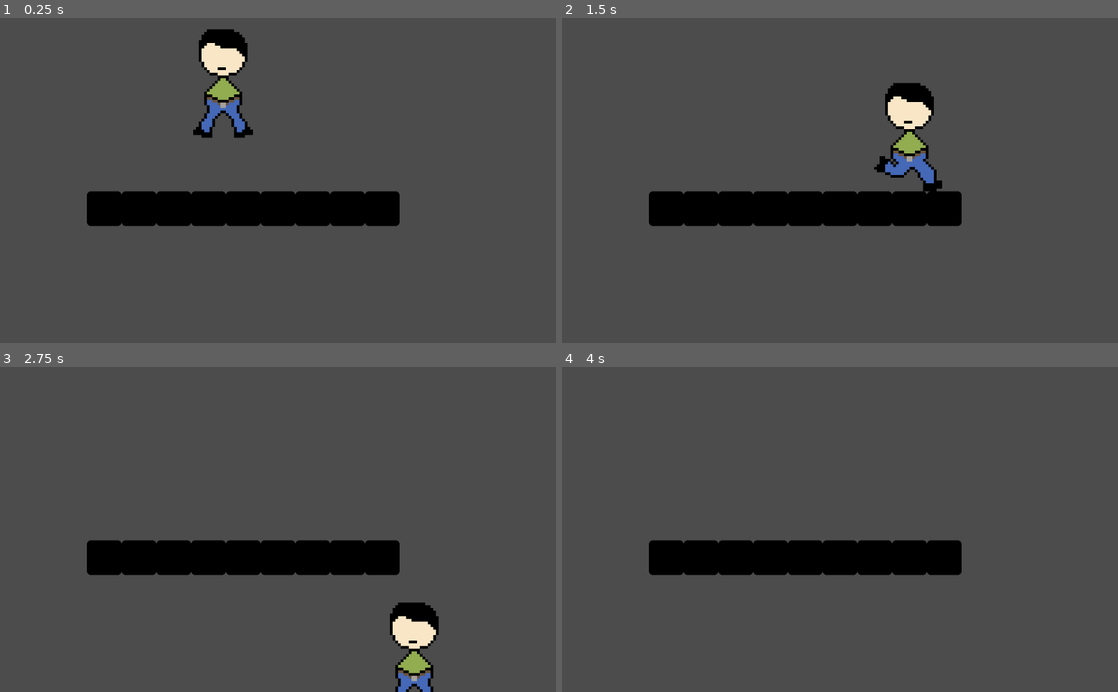
Above: before the commit, frames 1-4 (two rows, left to right).
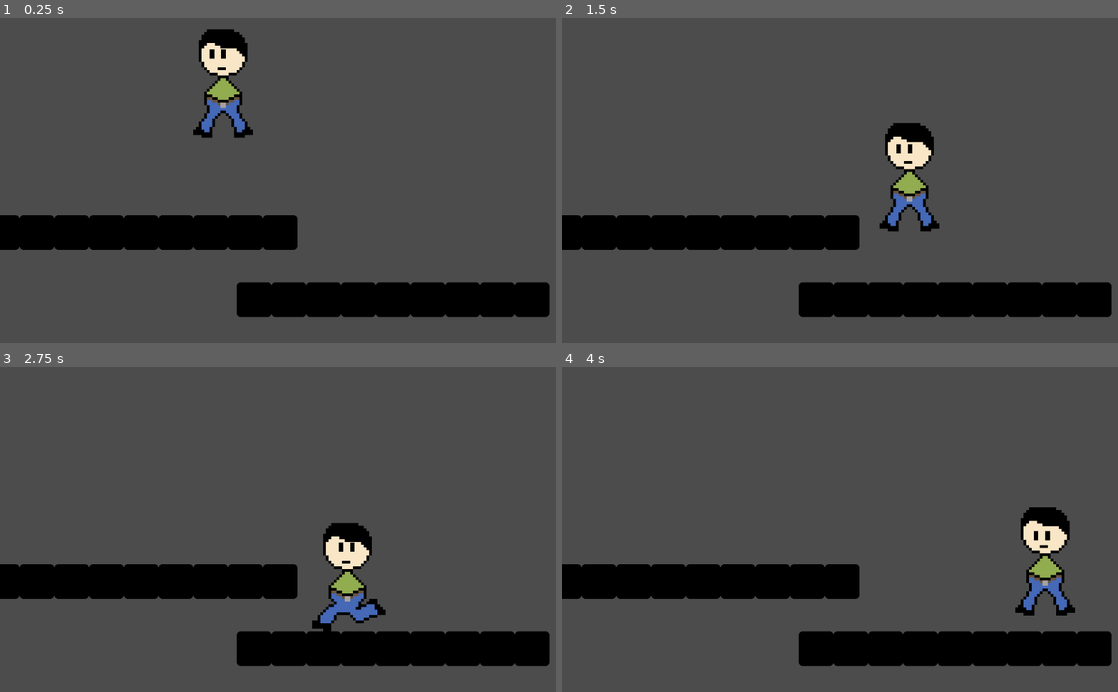
Above: after the commit, the same moments.

Repository: megarubber/green
Game: Godot game, scene res://levels/TestLevel.tscn
The game is run twice, just before and just after one commit, with the same random seed, the same clock (stepped at 60 frames per second) and the same inputs. The project has no main scene, so this scene is started directly. The engine's default icon, where the game draws it, is replaced by a stand-in: a white triangle on a blue panel in a dark square.
Inputs (mouse positions are in pixels of both pictures, inside the frame that each line leads up to):
- Up to frame 1 (0.25 s): no input
- Up to frame 2 (1.5 s): move the mouse to (962, 164) at 0.52 s; hold Right (ui_right) from 0.53 s (still down); tap Up (ui_up) at 0.77 s; move the mouse to (728, 196) at 1.27 s
- Up to frame 3 (2.75 s): tap Up (ui_up) at 1.52 s; move the mouse to (333, 458) at 2.02 s; release Right (ui_right) at 2.03 s; hold Left (ui_left) from 2.03 s (still down)
- Up to frame 4 (4 s): move the mouse to (812, 594) at 2.77 s; release Left (ui_left) at 2.78 s; hold Right (ui_right) from 2.78 s (still down); tap Up (ui_up) at 3.02, 3.77 s; move the mouse to (1006, 578) at 3.52 s

The runs differ from the first frame. In frame 1, 15% of the frame differs, in the area x 0-99%, y 9-93%; in frame 2, 18%, in the area x 0-99%, y 19-93%; in frame 3, 18%; in frame 4, 17%.

Commit message:
feat: player's eye blinking and following mouse

Diff:
--- a/levels/TestLevel.tscn
+++ b/levels/TestLevel.tscn
@@ -7,31 +7,58 @@
 position = Vector2( 512, 192 )
 
 [node name="GenericWall" parent="." instance=ExtResource( 2 )]
-position = Vector2( 0, 160 )
+position = Vector2( -188, 204 )
 
 [node name="GenericWall2" parent="." instance=ExtResource( 2 )]
-position = Vector2( 64, 160 )
+position = Vector2( -124, 204 )
 
 [node name="GenericWall3" parent="." instance=ExtResource( 2 )]
-position = Vector2( 128, 160 )
+position = Vector2( -60, 204 )
 
 [node name="GenericWall4" parent="." instance=ExtResource( 2 )]
-position = Vector2( 192, 160 )
+position = Vector2( 4, 204 )
 
 [node name="GenericWall5" parent="." instance=ExtResource( 2 )]
-position = Vector2( -64, 160 )
+position = Vector2( -252, 204 )
 
 [node name="GenericWall6" parent="." instance=ExtResource( 2 )]
-position = Vector2( -128, 160 )
+position = Vector2( -316, 204 )
 
 [node name="GenericWall7" parent="." instance=ExtResource( 2 )]
-position = Vector2( -192, 160 )
+position = Vector2( -380, 204 )
 
 [node name="GenericWall8" parent="." instance=ExtResource( 2 )]
-position = Vector2( -256, 160 )
+position = Vector2( -444, 204 )
 
 [node name="GenericWall9" parent="." instance=ExtResource( 2 )]
-position = Vector2( -320, 160 )
+position = Vector2( -508, 204 )
+
+[node name="GenericWall10" parent="." instance=ExtResource( 2 )]
+position = Vector2( 276, 328 )
+
+[node name="GenericWall11" parent="." instance=ExtResource( 2 )]
+position = Vector2( 340, 328 )
+
+[node name="GenericWall12" parent="." instance=ExtResource( 2 )]
+position = Vector2( 404, 328 )
+
+[node name="GenericWall13" parent="." instance=ExtResource( 2 )]
+position = Vector2( 468, 328 )
+
+[node name="GenericWall14" parent="." instance=ExtResource( 2 )]
+position = Vector2( 212, 328 )
+
+[node name="GenericWall15" parent="." instance=ExtResource( 2 )]
+position = Vector2( 148, 328 )
+
+[node name="GenericWall16" parent="." instance=ExtResource( 2 )]
+position = Vector2( 84, 328 )
+
+[node name="GenericWall17" parent="." instance=ExtResource( 2 )]
+position = Vector2( 20, 328 )
+
+[node name="GenericWall18" parent="." instance=ExtResource( 2 )]
+position = Vector2( -44, 328 )
 
 [node name="Player" parent="." instance=ExtResource( 1 )]
 position = Vector2( -100, -8 )
--- /dev/null
+++ b/player/Head.gd
@@ -0,0 +1,22 @@
+extends Sprite
+
+# Nodes Referencing
+onready var child = get_children()[0]
+onready var animation = $AnimationEyes
+
+# Constants
+const MAX_EYE_UP = -3
+
+# Variables
+var max_dist = 2
+
+func _process(delta):
+	animation.play("blinking")
+
+	# Eyes following mouse
+	var mouse_pos = get_local_mouse_position()
+	var dir = Vector2.ZERO.direction_to(mouse_pos)
+	var dist = mouse_pos.length()
+	if mouse_pos.y < MAX_EYE_UP:
+		dir.y = 0
+	child.position = dir * min(dist, max_dist)
--- a/player/Player.gd
+++ b/player/Player.gd
@@ -59,7 +59,6 @@
 			motion.y = 0
 
 	motion = move_and_slide(motion, UP)
-	print(motion.y)
 
 func _physics_process(_delta):
 	movement()
--- a/player/Player.tscn
+++ b/player/Player.tscn
@@ -13,6 +13,43 @@
 [ext_resource path="res://player/sprites/head.png" type="Texture" id=11]
 [ext_resource path="res://player/sprites/jump2.png" type="Texture" id=12]
 [ext_resource path="res://player/sprites/jump1.png" type="Texture" id=13]
+[ext_resource path="res://player/sprites/eyes1.png" type="Texture" id=14]
+[ext_resource path="res://player/sprites/eyes2.png" type="Texture" id=15]
+[ext_resource path="res://player/sprites/eyes3.png" type="Texture" id=16]
+[ext_resource path="res://player/Head.gd" type="Script" id=17]
+
+[sub_resource type="Animation" id=8]
+length = 0.001
+tracks/0/type = "value"
+tracks/0/path = NodePath(".:texture")
+tracks/0/interp = 1
+tracks/0/loop_wrap = true
+tracks/0/imported = false
+tracks/0/enabled = true
+tracks/0/keys = {
+"times": PoolRealArray( 0 ),
+"transitions": PoolRealArray( 1 ),
+"update": 0,
+"values": [ ExtResource( 14 ) ]
+}
+
+[sub_resource type="Animation" id=9]
+resource_name = "blinking"
+length = 4.0
+loop = true
+step = 0.01
+tracks/0/type = "value"
+tracks/0/path = NodePath(".:texture")
+tracks/0/interp = 1
+tracks/0/loop_wrap = true
+tracks/0/imported = false
+tracks/0/enabled = true
+tracks/0/keys = {
+"times": PoolRealArray( 0.8, 0.85, 0.96, 1.13, 1.25, 1.3 ),
+"transitions": PoolRealArray( 1, 1, 1, 1, 1, 1 ),
+"update": 1,
+"values": [ ExtResource( 14 ), ExtResource( 15 ), ExtResource( 16 ), ExtResource( 16 ), ExtResource( 15 ), ExtResource( 14 ) ]
+}
 
 [sub_resource type="RectangleShape2D" id=1]
 extents = Vector2( 35.5, 98.5 )
@@ -177,7 +214,17 @@
 position = Vector2( -1, -153 )
 scale = Vector2( 5, 5 )
 texture = ExtResource( 11 )
-flip_h = true
+script = ExtResource( 17 )
+
+[node name="EyesSprite" type="Sprite" parent="HeadSprite"]
+position = Vector2( 2.6, 1.2 )
+scale = Vector2( 0.849999, 0.849999 )
+texture = ExtResource( 14 )
+
+[node name="AnimationEyes" type="AnimationPlayer" parent="HeadSprite"]
+root_node = NodePath("../EyesSprite")
+anims/RESET = SubResource( 8 )
+anims/blinking = SubResource( 9 )
 
 [node name="BodySprite" type="Sprite" parent="."]
 position = Vector2( -1, -143 )
@@ -185,6 +232,7 @@
 texture = ExtResource( 1 )
 
 [node name="CollisionShape2D" type="CollisionShape2D" parent="."]
+visible = false
 position = Vector2( -1, -101.5 )
 shape = SubResource( 1 )
 
Not shown: 1 places in player/Player.tscn that only renumber resources
Binary file added: player/sprites/eyes1.png
Not shown, added: player/sprites/eyes1.png.import
Binary file added: player/sprites/eyes2.png
Not shown, added: player/sprites/eyes2.png.import
Binary file added: player/sprites/eyes3.png
Not shown, added: player/sprites/eyes3.png.import
